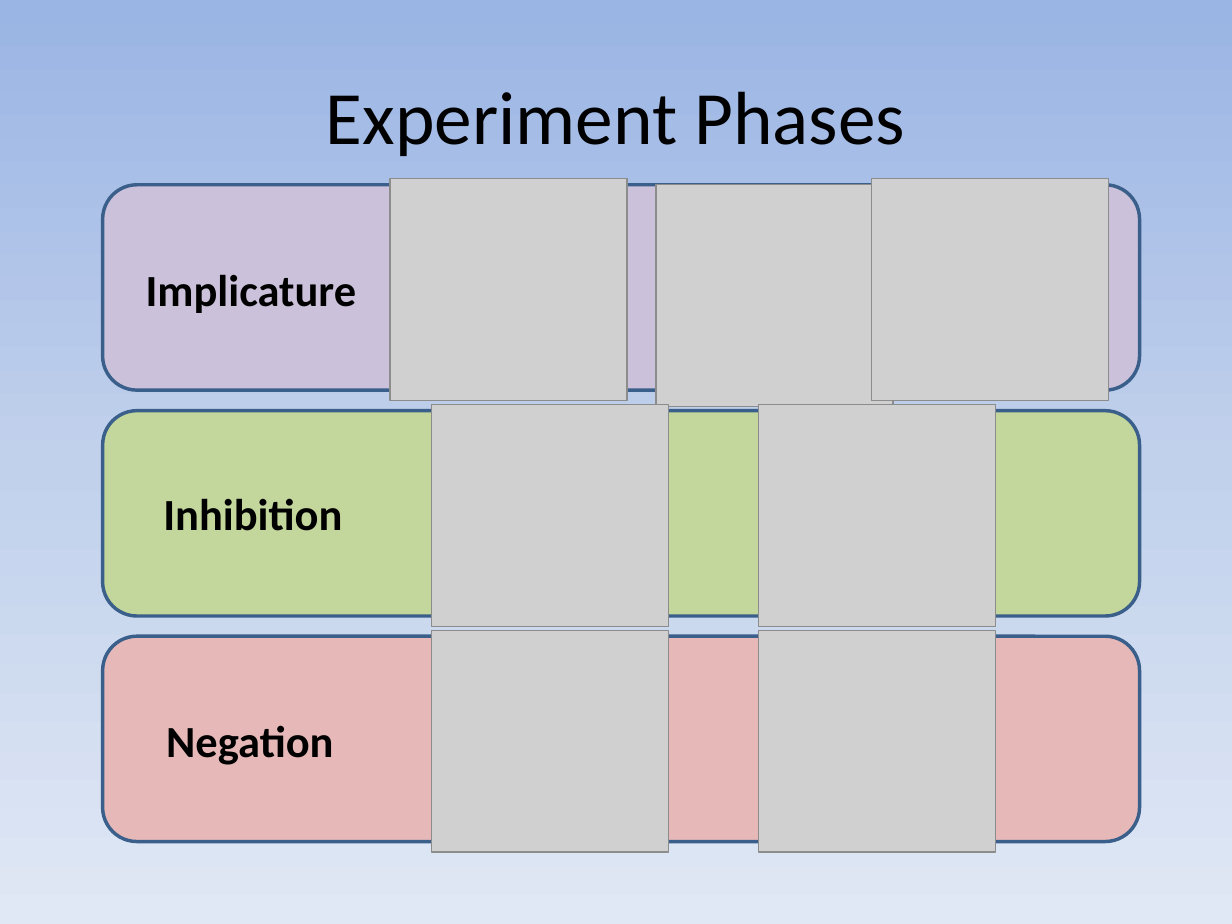
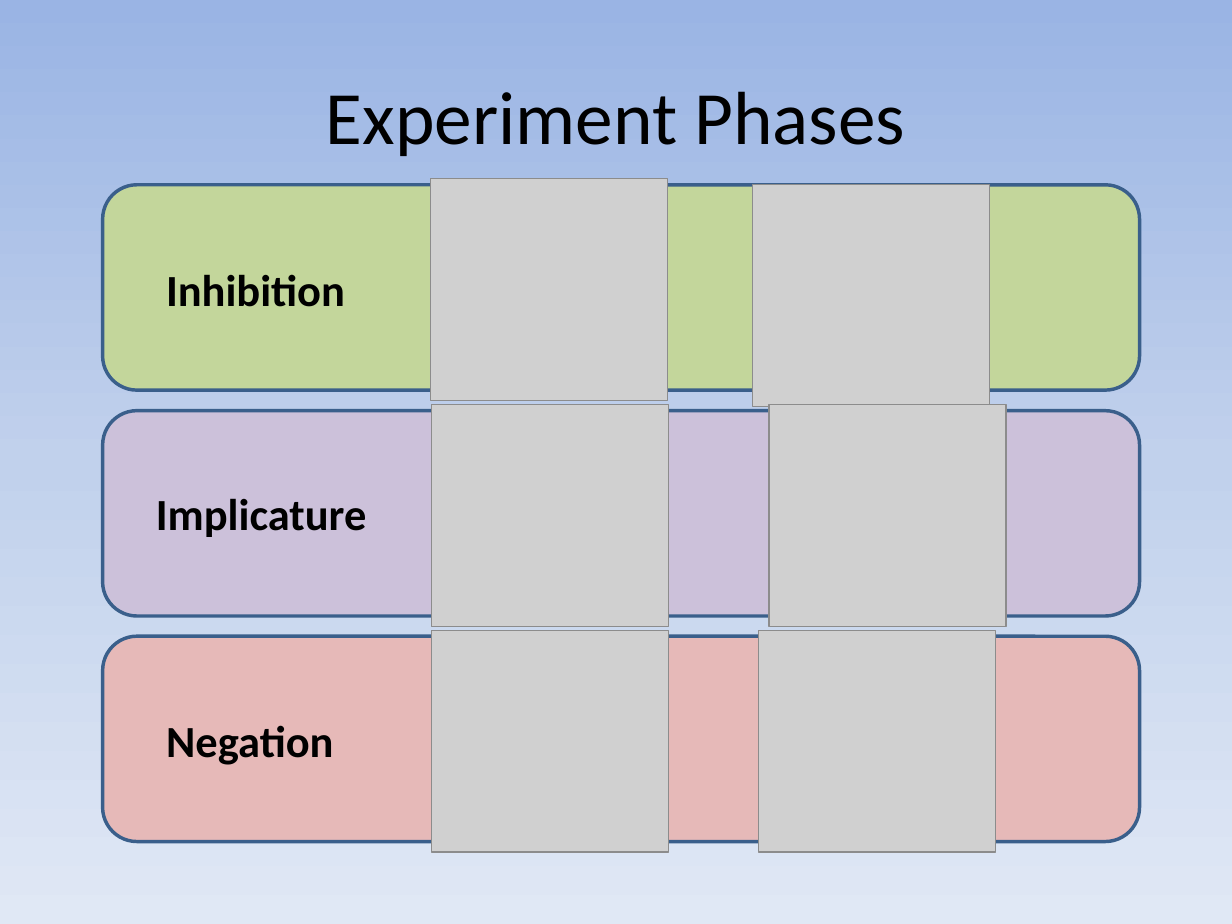
Before and after one commit to ejyoon/neginhib, a slide deck: slide 6 of Stephen_Final_Presentation/CSLI Final Presentation Stephen Powell.pptx. Drawn at 1232x924 pixels with LibreOffice and Linux fonts; fonts in the diff are those of the drawing; grey boxes stand for pictures. Boxes give left, top, right and bottom in pixels: in the first picture for what was removed or moved away, otherwise in the second. Text is boxed around its words. In the diff, an @@ line names an element or a change of style, - is before the commit and + after.

```diff
--- a/Stephen_Final_Presentation/CSLI Final Presentation Stephen Powell.pptx
+++ b/Stephen_Final_Presentation/CSLI Final Presentation Stephen Powell.pptx
@@ picture removed at [391,179,627,400] @@
@@ picture: place and size @@
-picture at [872,179,1109,400]
+picture at [430,179,667,400]
@@ rounded rectangle at [102,185,1140,391]: fill #CCC1DA to #C3D69B @@
@@ picture removed at [657,185,893,407] @@
@@ picture: place and size @@
-picture at [759,404,995,626]
+picture at [753,185,989,407]
@@ text "Inhibition": place and size @@
-text "Inhibition" at [163,498,342,531]
+text "Inhibition" at [166,274,345,307]
@@ rounded rectangle at [102,410,1140,616]: fill #C3D69B to #CCC1DA @@
@@ picture added at [769,404,1005,626] @@
@@ text "Implicature": place and size @@
-text "Implicature" at [146,274,357,313]
+text "Implicature" at [156,498,367,537]
```
Also in this commit, not shown: 5 other slides changed, 6 slides added, 2 slides removed.
